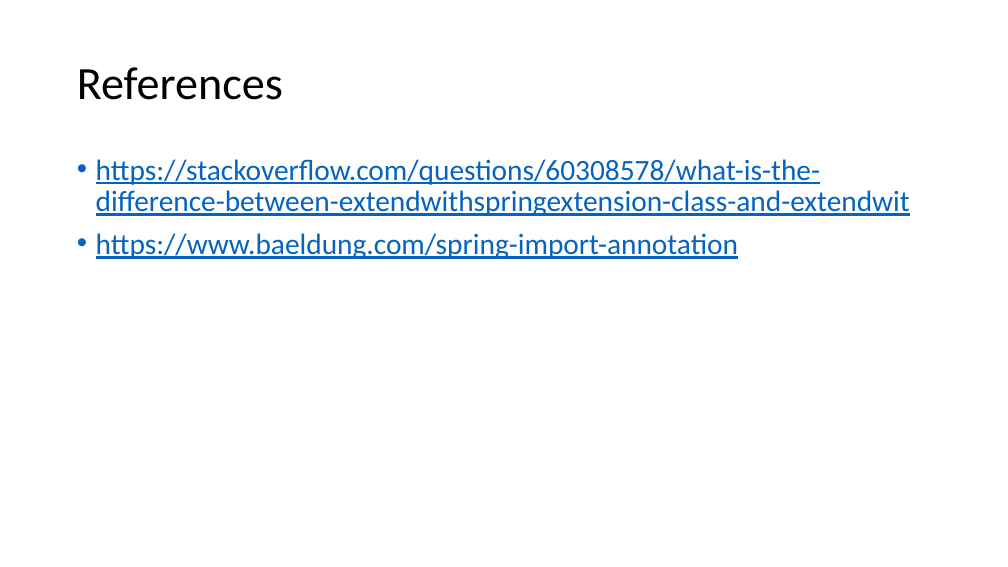
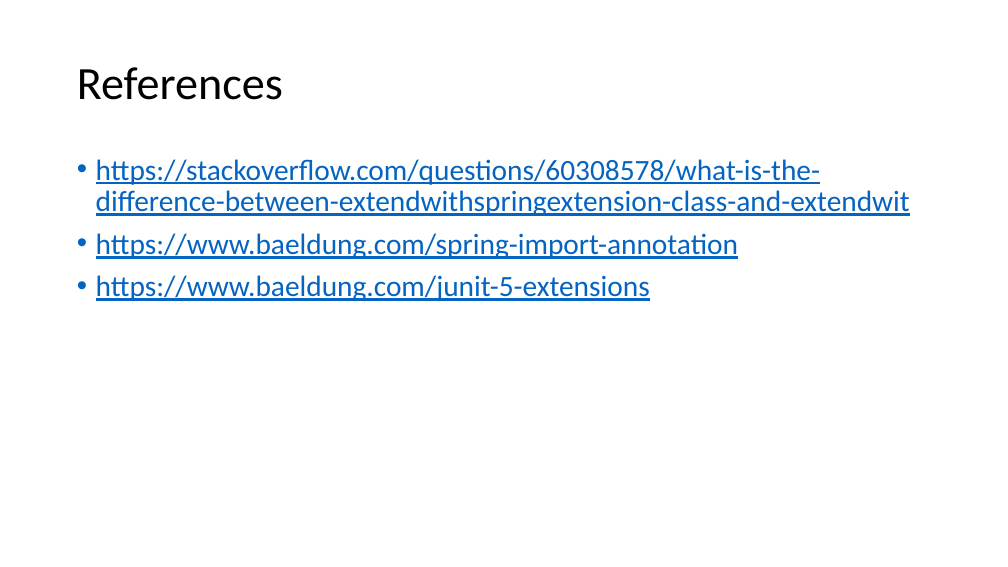
Before and after one commit to cebartling/test-driven, a slide deck: slide 15 of presentations/Introduction to JUnit 5.pptx (slide 8 before the commit). Drawn at 1008x567 pixels with LibreOffice and Linux fonts; fonts in the diff are those of the drawing. Boxes give left, top, right and bottom in pixels: in the first picture for what was removed or moved away, otherwise in the second. Text is boxed around its words. In the diff, an @@ line names an element or a change of style, - is before the commit and + after.

Commit message:
Introduction to JUnit 5 presentation updates

```diff
--- a/presentations/Introduction to JUnit 5.pptx
+++ b/presentations/Introduction to JUnit 5.pptx
@@ text at bbox=[96, 275, 650, 301]: paragraph added @@
+• https://www.baeldung.com/junit-5-extensions
```
Also in this commit, not shown: 3 other slides changed, 7 slides added.
